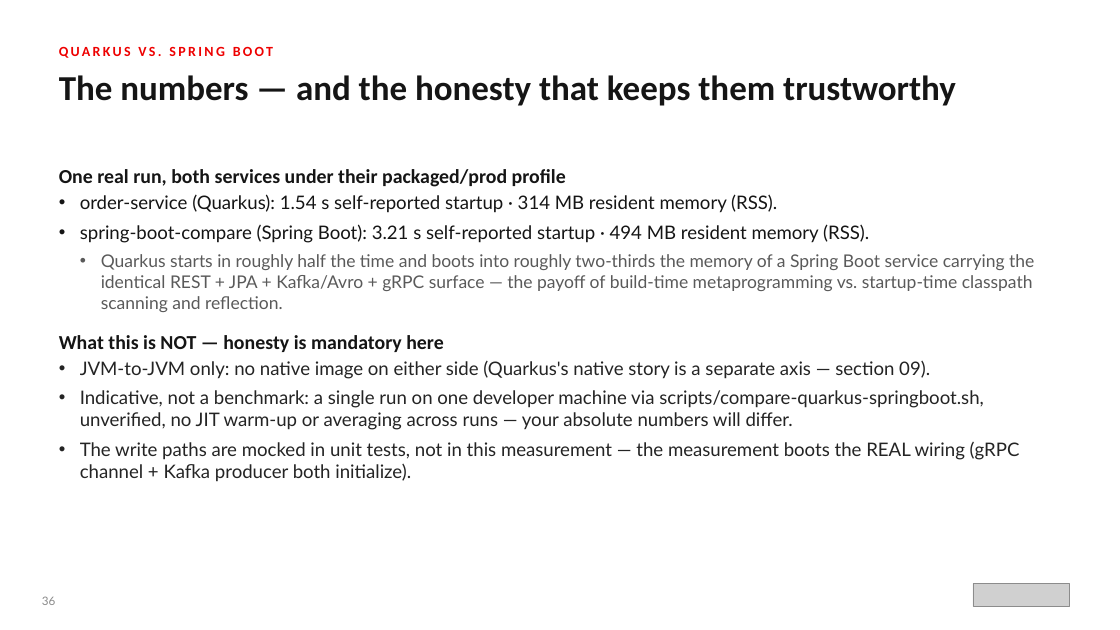
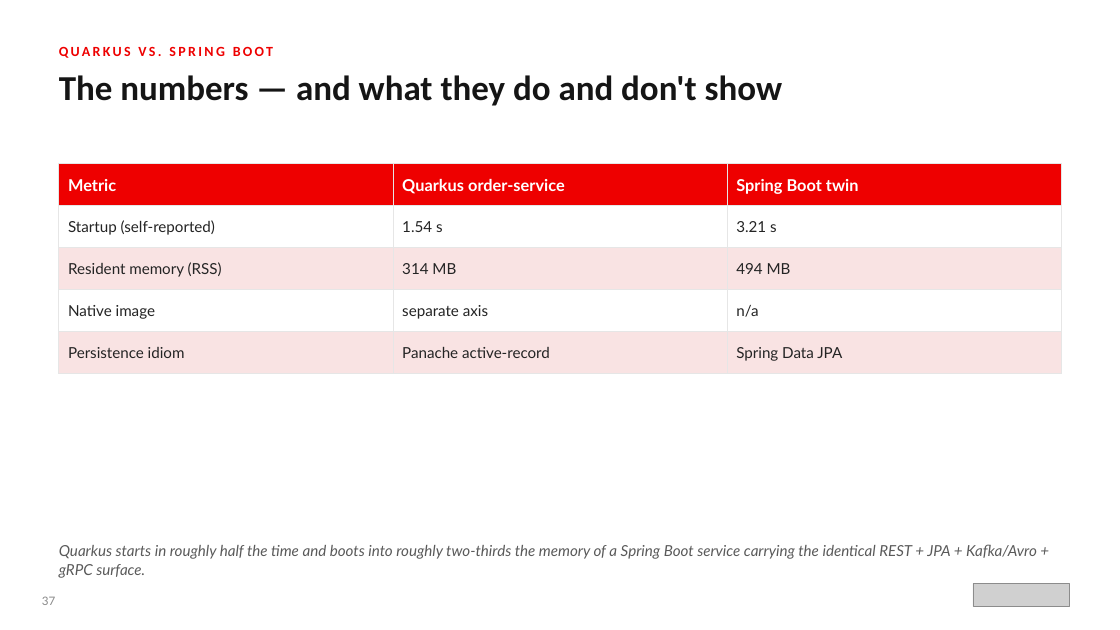
Before and after one commit to patterncatalyst/datamesh-reference-arch-quarkus, a slide deck: slide 38 of presentation/datamesh-201/Datamesh-201-Quarkus-r1.0.pptx (slide 37 before the commit). Drawn at 1120x630 pixels with LibreOffice and Linux fonts; fonts in the diff are those of the drawing; grey boxes stand for pictures. Boxes give left, top, right and bottom in pixels: in the first picture for what was removed or moved away, otherwise in the second. Text is boxed around its words. In the diff, an @@ line names an element or a change of style, - is before the commit and + after.

```diff
--- a/presentation/datamesh-201/Datamesh-201-Quarkus-r1.0.pptx
+++ b/presentation/datamesh-201/Datamesh-201-Quarkus-r1.0.pptx
@@ text at bbox=[59, 75, 783, 106]: text changed @@
-The numbers — and the honesty that keeps them trustworthy
+The numbers — and what they do and don't show
@@ text removed at bbox=[59, 169, 1034, 482] @@
-One real run, both services under their packaged/prod profile
-• order-service (Quarkus): 1.54 s self-reported startup · 314 MB resident memory (RSS).
-• spring-boot-compare (Spring Boot): 3.21 s self-reported startup · 494 MB resident memory (RSS).
-  • Quarkus starts in roughly half the time and boots into roughly two-thirds the memory of a Spring Boot service carrying the identical REST + JPA + Kafka/Avro + gRPC surface — the payoff of build-time metaprogramming vs. startup-time classpath scanning and reflection.
-What this is NOT — honesty is mandatory here
-• JVM-to-JVM only: no native image on either side (Quarkus's native story is a separate axis — section 09).
-• Indicative, not a benchmark: a single run on one developer machine via scripts/compare-quarkus-springboot.sh, unverified, no JIT warm-up or averaging across runs — your absolute numbers will differ.
-• The write paths are mocked in unit tests, not in this measurement — the measurement boots the REAL wiring (gRPC channel + Kafka producer both initialize).
@@ table added at bbox=[59, 164, 1062, 365], 5 rows, 3 columns @@
+Metric | Quarkus order-service | Spring Boot twin
+Startup (self-reported) | 1.54 s | 3.21 s
+Resident memory (RSS) | 314 MB | 494 MB
+Native image | separate axis | n/a
+Persistence idiom | Panache active-record | Spring Data JPA
@@ text added at bbox=[59, 544, 1037, 578], 13 pt, text #5A5A5A, italic @@
+Quarkus starts in roughly half the time and boots into roughly two-thirds the memory of a Spring Boot service carrying the identical REST + JPA + Kafka/Avro + gRPC surface.
@@ text at bbox=[42, 596, 55, 605]: text changed @@
-36
+37
```
Also in this commit, not shown: 70 other slides changed, 1 slide added, 5 other files.
